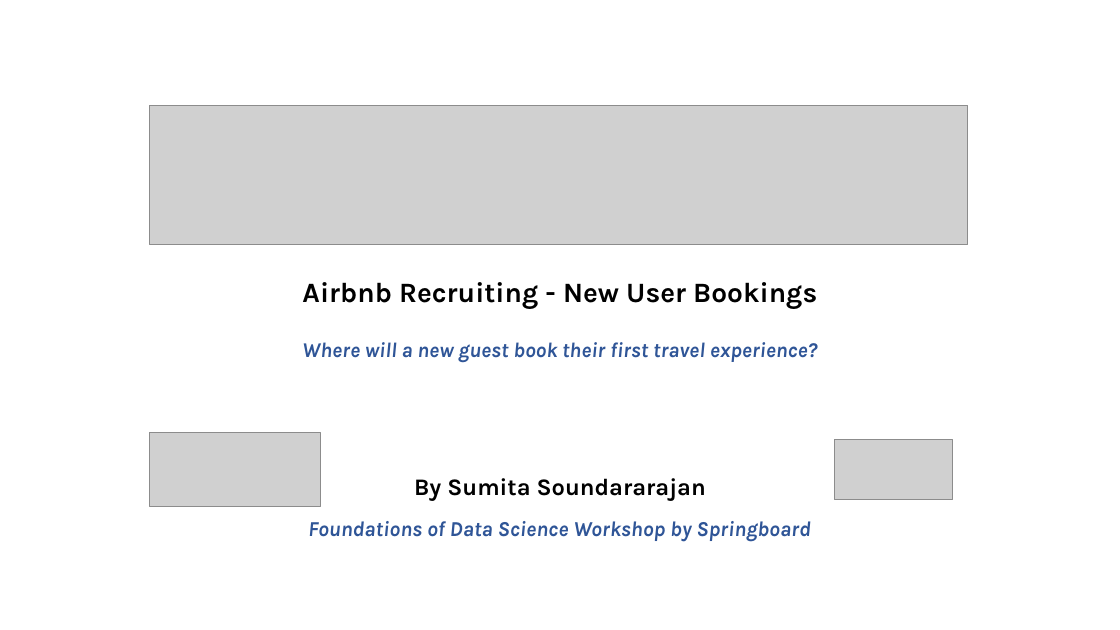
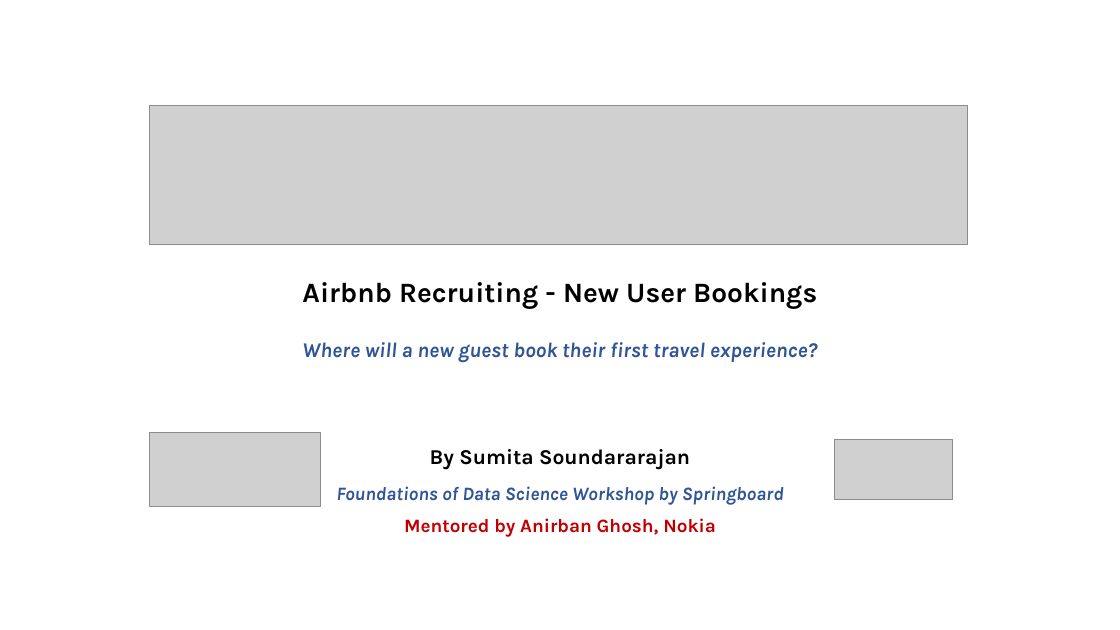
Before and after one commit to ssumita/Springboard-Capstone, a slide deck: slide 1 of Airbnb/Documents/Airbnb - Capstone Project - Deck.pptx. Drawn at 1120x630 pixels with LibreOffice and Linux fonts; fonts in the diff are those of the drawing; grey boxes stand for pictures. Boxes give left, top, right and bottom in pixels: in the first picture for what was removed or moved away, otherwise in the second. Text is boxed around its words. In the diff, an @@ line names an element or a change of style, - is before the commit and + after.

```diff
--- a/Airbnb/Documents/Airbnb - Capstone Project - Deck.pptx
+++ b/Airbnb/Documents/Airbnb - Capstone Project - Deck.pptx
@@ subtitle at bbox=[336, 449, 784, 537]: text changed; size 18.2 to 16.2 pt; italic off @@
-By Sumita Soundararajan
-Foundations of Data Science Workshop by Springboard
+By Sumita Soundararajan
+Foundations of Data Science Workshop by Springboard
+Mentored by Anirban Ghosh, Nokia
```
Also in this commit, not shown: 1 slide added, 1 other file.
